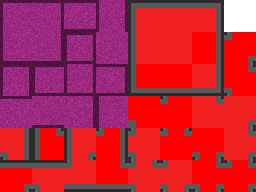
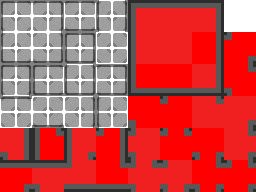
Revision of a layered 256px x 192px image; what changed, layer by layer:
showed "concrete noise overlay", opacity 20% → 15% over [0, 0, 128, 128]
hid "purple carpet" over [0, 0, 128, 128]
hid "red carpet" over [0, 0, 128, 128]
added layer "grey linoleum" above "white linoleum" over [0, 0, 128, 128]
